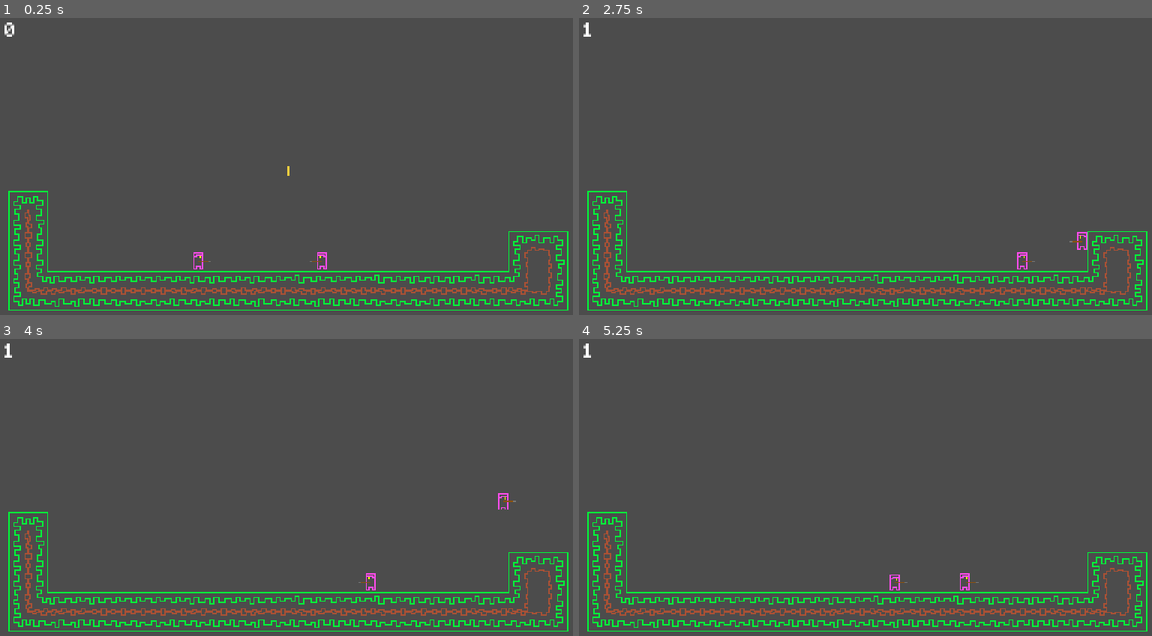
Above: before the commit, frames 1-4 (two rows, left to right).
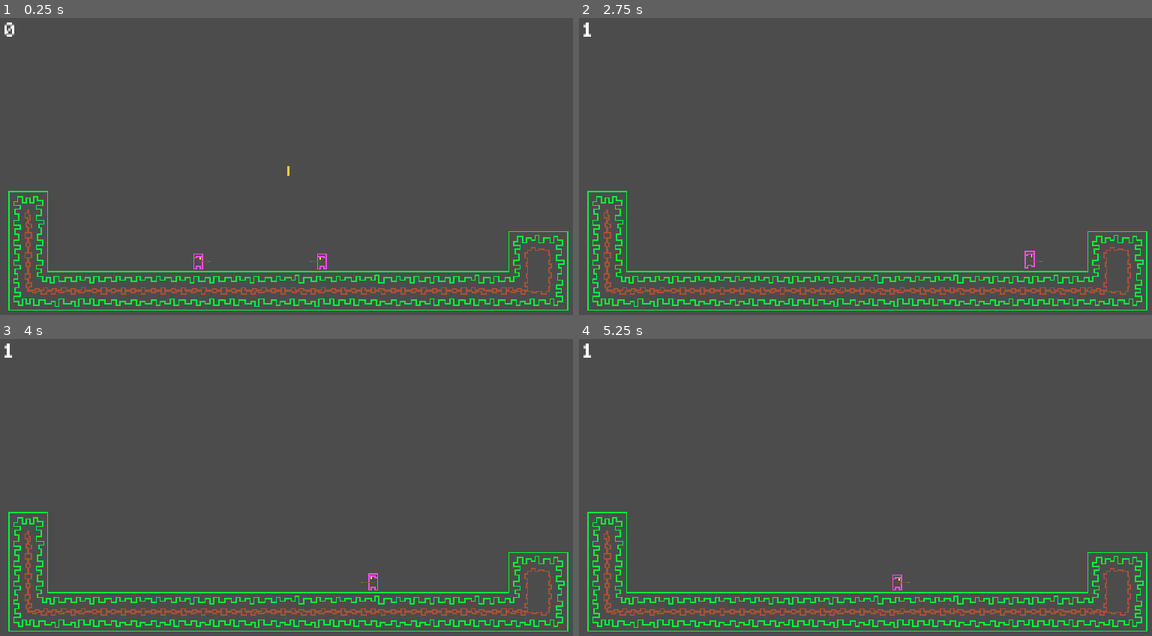
Above: after the commit, the same moments.

Repository: FoxRox87/Platformer2
Game: Godot game, scene res://Levels/Level01.tscn
Two runs of this game, one before a commit and one after it. Both use one fixed random seed, a clock stepped at 60 frames per second and the inputs below. Sound files missing from this copy of the repository are replaced by a short silence.
Inputs:
- Up to frame 1 (0.25 s): no input
- Up to frame 2 (2.75 s): tap Enter at 0.5 s; hold D (move_right) 0.53-2.03 s; tap F (change_stance) at 0.6 s; tap W (jump) at 0.77, 1.52 s; tap Left (move_left2) at 1.35 s; hold A (move_left) from 2.03 s (still down); hold Right (move_right2) from 2.03 s (still down)
- Up to frame 3 (4 s): release A (move_left) at 2.78 s; release Right (move_right2) at 2.78 s; hold D (move_right) from 2.78 s (still down); tap F (change_stance) at 2.85 s; tap W (jump) at 3.02, 3.77 s; hold Left (move_left2) from 3.53 s (still down)
- Up to frame 4 (5.25 s): release D (move_right) at 4.28 s; release Left (move_left2) at 4.28 s; hold A (move_left) 4.28-5.03 s; tap Right (move_right2) at 4.35 s; tap W (jump) at 4.52 s; hold D (move_right) from 5.03 s (still down); tap F (change_stance) at 5.1 s

The runs differ from the first frame. In frame 1, less than 0.1% of the frame differs, in the area x 33-58%, y 78-82%; in frame 2, 0.2%, in the area x 76-89%, y 72-85%; in frame 3, 0.1%; in frame 4, 0.1%.

Commit message:
Push_back

Diff:
--- a/Objects/Player.gd
+++ b/Objects/Player.gd
@@ -78,13 +78,19 @@
 
 func _on_WeaponArea_body_entered(body):
 
-	if push == true and rDirection == true and body.name == "Player2":
-		body.bounce()
+	if push == true and body.name == "Player2" and rDirection == false:
+		body.bounce_left()
+	if push == true and body.name == "Player2" and rDirection == true:
+		body.bounce_right()
 
-	elif push == true and rDirection == false and body.name == "Player2":
-
-			velocity.x += push_back.x
-			velocity.y += push_back.y
+func bounce_left():
+	if push == true:
+		velocity.x -= push_back.x
+		velocity.y += push_back.y
+func bounce_right():
+	if push == true:
+		velocity.x += push_back.x
+		velocity.y += push_back.y
 
 #	print(velocity)
 #
--- a/Objects/Player.tscn
+++ b/Objects/Player.tscn
@@ -55,7 +55,7 @@
 } ]
 
 [sub_resource type="RectangleShape2D" id=10]
-extents = Vector2( 1.30526, 2.50117 )
+extents = Vector2( 1.30526, 6.98777 )
 
 [sub_resource type="RectangleShape2D" id=11]
 extents = Vector2( 4.005, 7 )
@@ -67,6 +67,7 @@
 position = Vector2( -0.314981, 0 )
 frames = SubResource( 9 )
 animation = "idle"
+frame = 1
 playing = true
 
 [node name="WeaponSprite" type="Sprite" parent="."]
--- a/Objects/Player2.gd
+++ b/Objects/Player2.gd
@@ -38,13 +38,18 @@
 func _process(delta: float) -> void:
 		change_animation()
 
-func bounce():
-	if push == true and lDirection == true:
+func bounce_left():
+	if push == true:
+		velocity.x -= push_back.x
+		velocity.y += push_back.y
+func bounce_right():
+	if push == true:
 		velocity.x += push_back.x
 		velocity.y += push_back.y
-	elif push == true and lDirection == false:
-		velocity.x -= push_back.x
-		velocity.y += push_back.y
+
+#	elif push == true and lDirection == false:
+#		velocity.x -= push_back.x
+#		velocity.y += push_back.y
 
 func change_animation():
 
@@ -64,6 +69,13 @@
 	if Input.is_action_just_pressed("move_right2") and lDirection == true:
 		transform *= Transform2D.FLIP_X
 		lDirection = false
+
+func _on_WeaponArea_body_entered(body):
+
+	if push == true and body.name == "Player" and lDirection == false:
+		body.bounce_right()
+	if push == true and body.name == "Player" and lDirection == true:
+		body.bounce_left()
 
 #func _on_WeaponArea_area_entered(area) -> void:
 #
